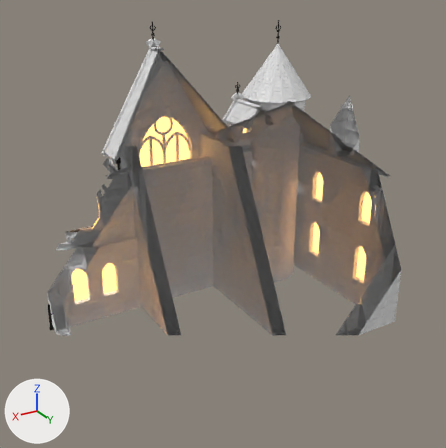
A saved change to the FBX model GameClient/ArtSource/Silverbrook/NorthridgeHouse3/SilverbrookNorthridgeHouse3.fbx.
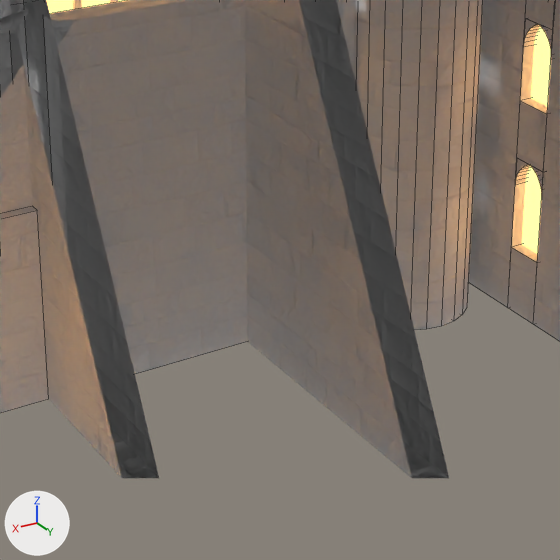
Each version is shown whole from a 50 mm lens placed at (9.72, 17.18, 11.92), pointed at (-0.16, 0.73, 3.69), then close up on the part from 28% to 73% of the width and 36% to 81% of the height. Arrows for +X, +Y and +Z are at lower left; the lights stay in place. The older version's two pictures come first. The close-ups show mesh edges as thin lines. Everything nearer to the camera than a plane just in front of the edit is cut away.

Objects in the first close-up: 'SM_SBNorthridgeHouse3_Details', 'SM_SBNorthridgeHouse3_Masonry' and 3 more.
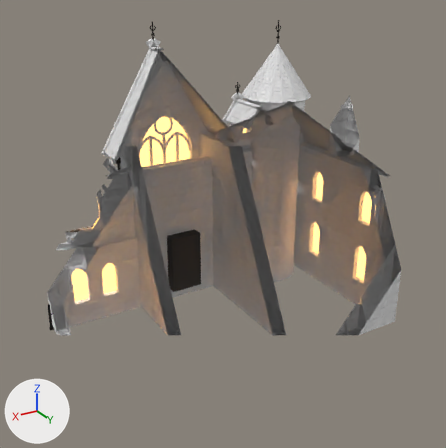
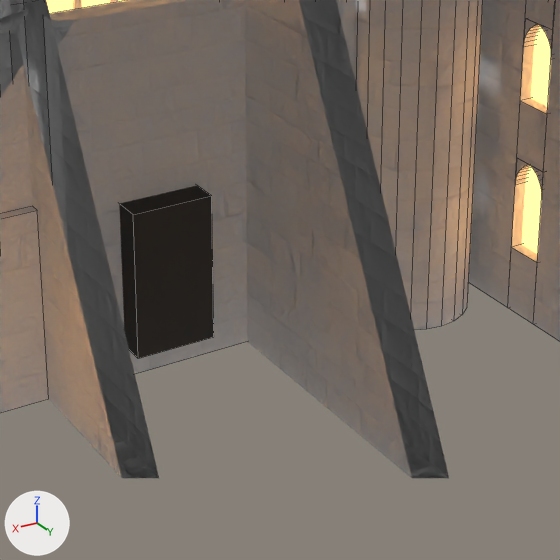
The change, as a diff of the scene's bpy script:
```diff
--- a/GameClient/ArtSource/Silverbrook/NorthridgeHouse3/SilverbrookNorthridgeHouse3.fbx.py
+++ b/GameClient/ArtSource/Silverbrook/NorthridgeHouse3/SilverbrookNorthridgeHouse3.fbx.py
@@ mat_sb_entryroom @@
+mat_sb_entryroom = principled_material('SB_EntryRoom')
+mat_sb_entryroom.base_color = (0.05, 0.045, 0.04)  # dark grey #3f3c38
+mat_sb_entryroom.roughness = 0.95
@@ me_sm_sbnorthridgehouse3_entryrooms @@
+me_sm_sbnorthridgehouse3_entryrooms.from_pydata([(-0.28, -1.12, 0.48), (0.89, -1.12, 0.48), (0.89, -1.12, 2.62), (-0.28, -1.12, 2.62), (-0.29, -2.51, 0.48), (-0.29, -2.51, 2.62), (0.88, -2.51, 2.62), (0.88, -2.51, 0.48)], [], [(0, 1, 2, 3), (4, 0, 3, 5), (6, 2, 1, 7), (4, 7, 1, 0), (3, 2, 6, 5)])
+me_sm_sbnorthridgehouse3_entryrooms.materials.append(mat_sb_entryroom)  # dark grey #3f3c38
@@ ob_sm_sbnorthridgehouse3_entryrooms @@
+ob_sm_sbnorthridgehouse3_entryrooms = bpy.data.objects.new('SM_SBNorthridgeHouse3_EntryRooms', me_sm_sbnorthridgehouse3_entryrooms)
+ob_sm_sbnorthridgehouse3_entryrooms.location = (0.0, 0.0, 0.0)
```

Pixel boxes (x1, y1, x2, y2) of what changed, in the close-ups (560 x 560 px):
'SM_SBNorthridgeHouse3_EntryRooms', added: after (119, 185, 214, 358)
